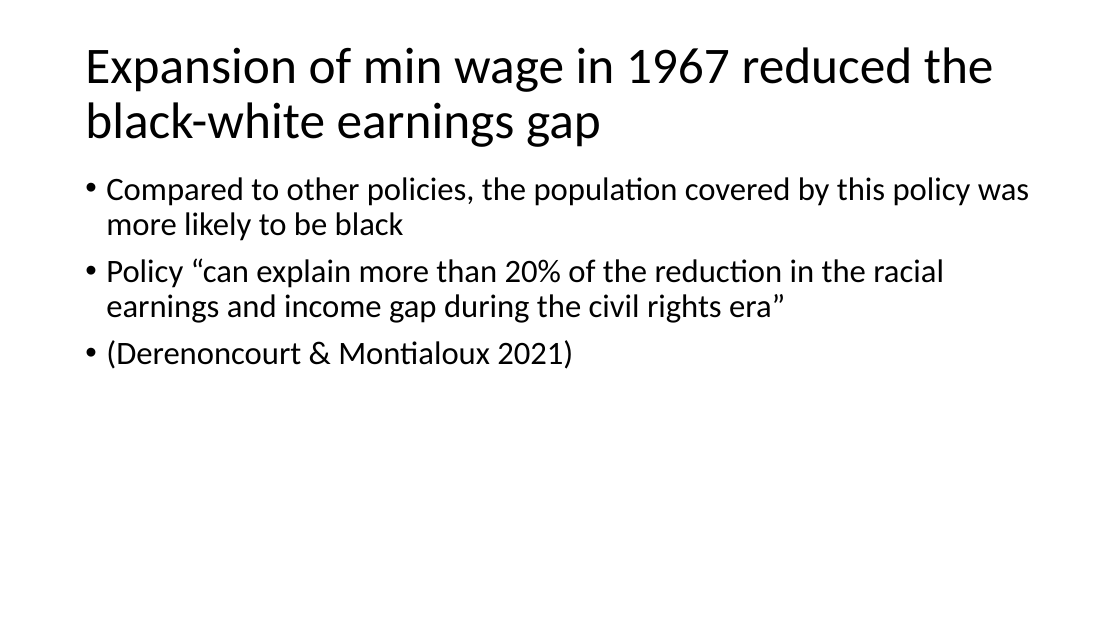
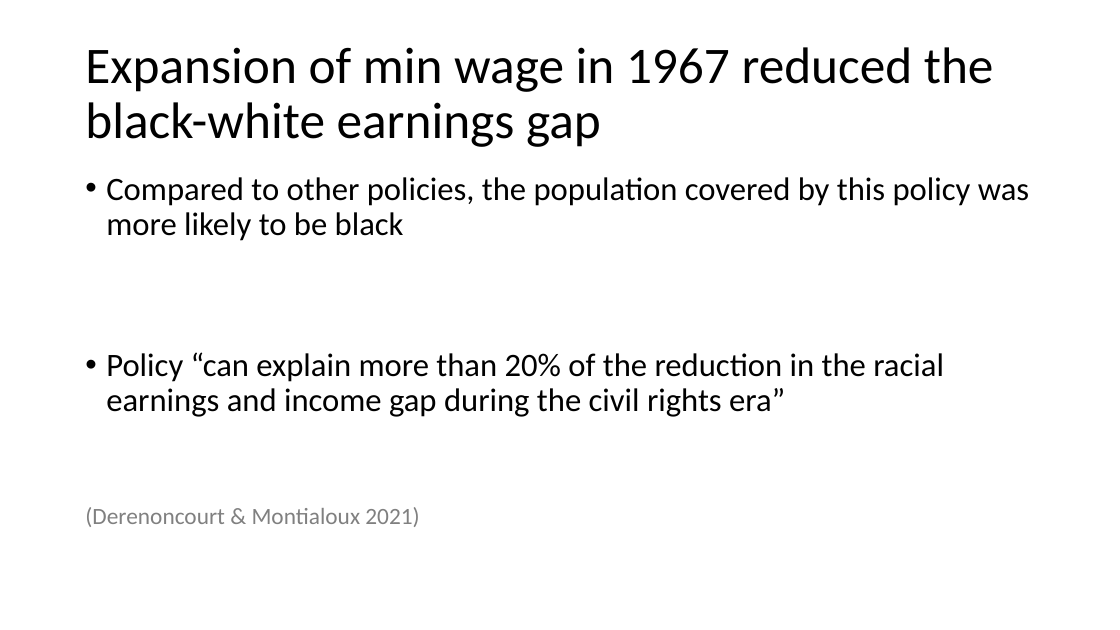
Before and after one commit to kpukelis/kpukelis-website, a slide deck: slide 56 of files/2022_API_102a_Section_03_answers_excerpt.pptx. Drawn at 1120x630 pixels with LibreOffice and Linux fonts; fonts in the diff are those of the drawing. Boxes give left, top, right and bottom in pixels: in the first picture for what was removed or moved away, otherwise in the second. Text is boxed around its words. In the diff, an @@ line names an element or a change of style, - is before the commit and + after.

```diff
--- a/files/2022_API_102a_Section_03_answers_excerpt.pptx
+++ b/files/2022_API_102a_Section_03_answers_excerpt.pptx
@@ text at <box>85,507,419,527</box>: size 28 to 20 pt, text colour #000000 to #808080 in "(Derenoncourt & Montialoux 2021)"; bullet • to none @@
```
Also in this commit, not shown: 11 other slides changed, 3 other files.
